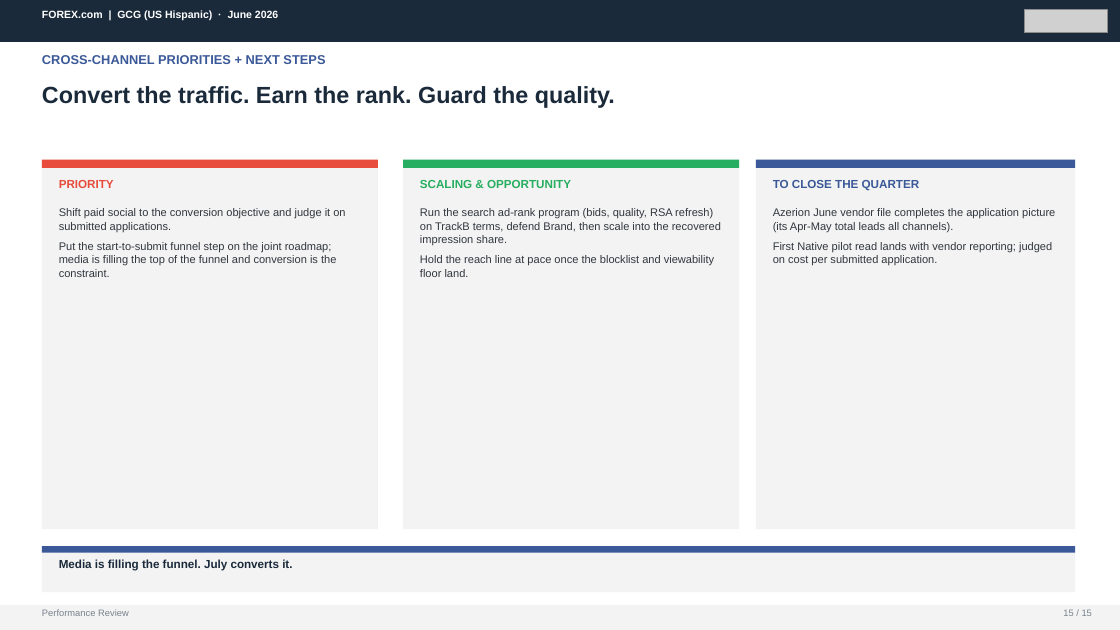
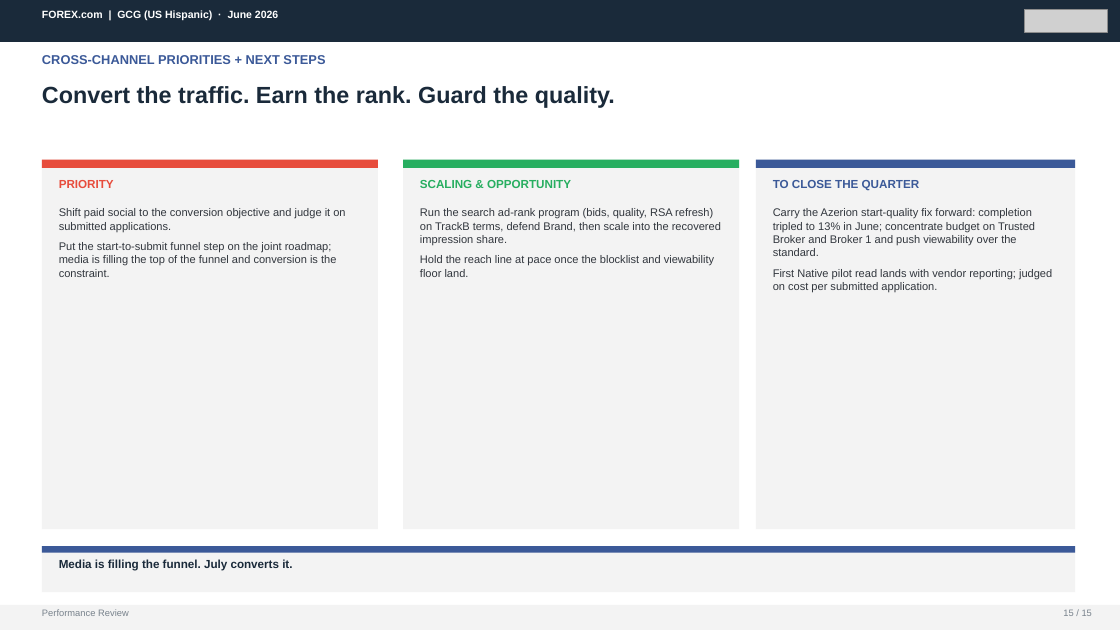
Before and after one commit to hablapro/brlvnt-reporting-hub, a slide deck: slide 15 of report-client-decks/06. GCG_US_June_2026_Performance_Review.pptx. Drawn at 1120x630 pixels with LibreOffice and Linux fonts; fonts in the diff are those of the drawing; grey boxes stand for pictures. Boxes give left, top, right and bottom in pixels: in the first picture for what was removed or moved away, otherwise in the second. Text is boxed around its words. In the diff, an @@ line names an element or a change of style, - is before the commit and + after.

```diff
--- a/report-client-decks/06. GCG_US_June_2026_Performance_Review.pptx
+++ b/report-client-decks/06. GCG_US_June_2026_Performance_Review.pptx
@@ text at [773, 208, 1035, 256]: text changed @@
-Azerion June vendor file completes the application picture (its Apr-May total leads all channels).
+Carry the Azerion start-quality fix forward: completion tripled to 13% in June; concentrate budget on Trusted Broker and Broker 1 and push viewability over the standard.
```
Also in this commit, not shown: 3 other slides changed, 1 slide added, 1 slide removed, 10 other files.
